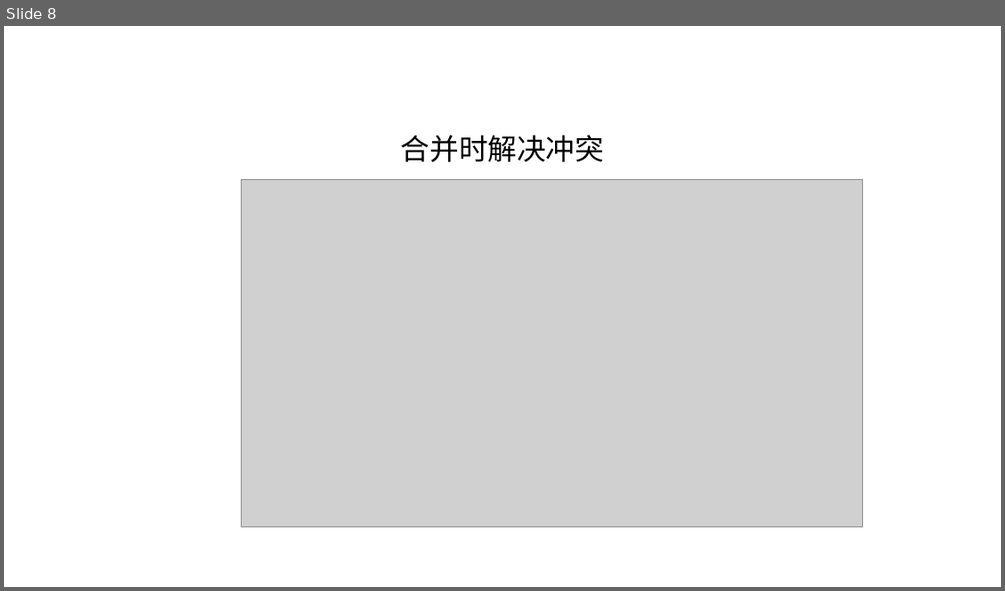
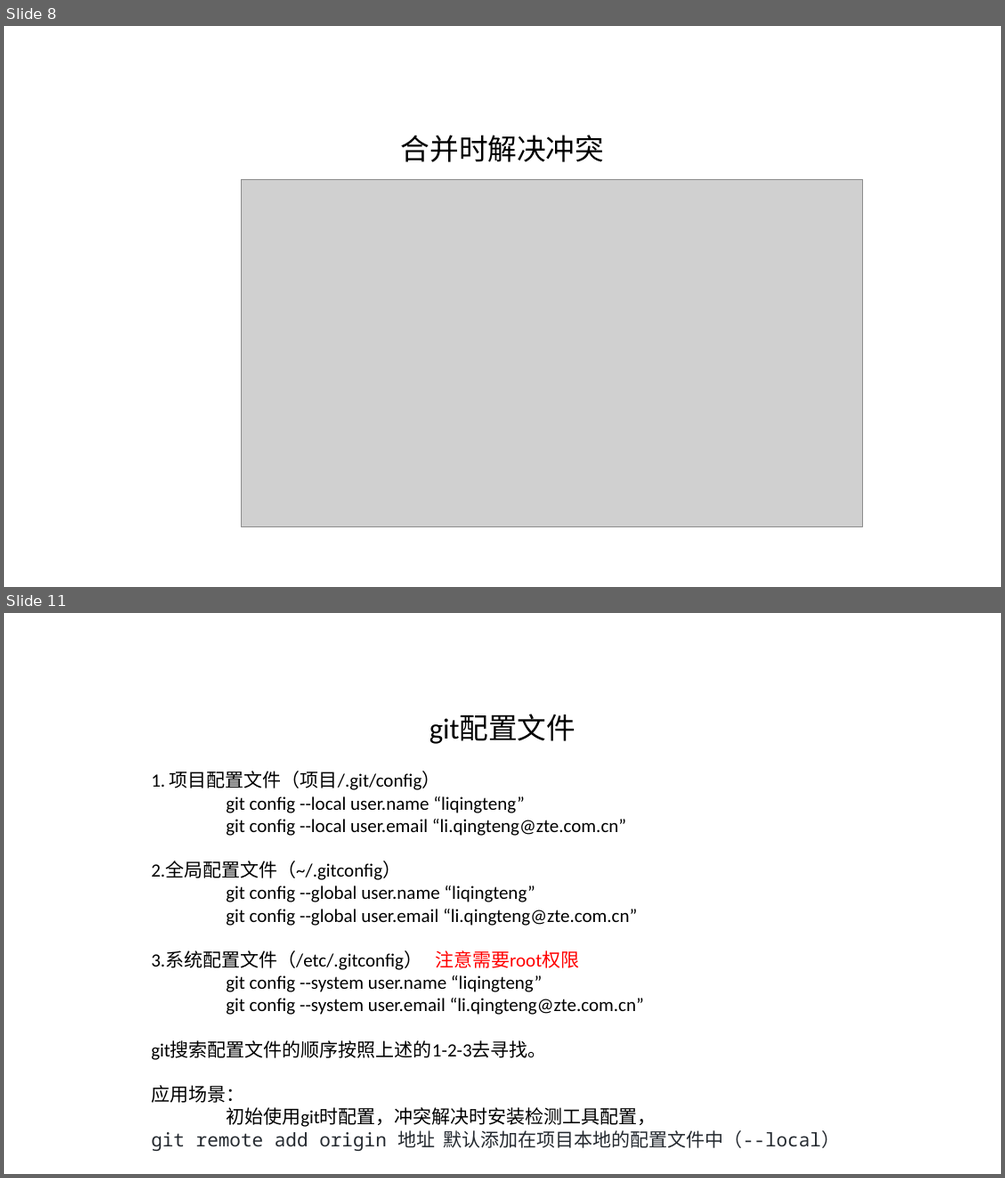
Before and after one commit to szu-lqt/codeStudy, a slide deck: gitStudy/gitStudy.pptx. Shown one above the other, each under a label of ours: slide 8 before the commit, slides 8 and 11 after it; the slides between them are not shown. The pictures are 1005x591 and 1005x1178 pixels, drawn with LibreOffice and Linux fonts; fonts in the diff are those of the drawing; grey boxes stand for pictures. Boxes give left, top, right and bottom in pixels: in the first picture for what was removed or moved away, otherwise in the second. Text is boxed around its words. In the diff, an @@ line names an element or a change of style, - is before the commit and + after.

Commit message:
10.4 git使用学习

```diff
--- a/gitStudy/gitStudy.pptx
+++ b/gitStudy/gitStudy.pptx
@@ slide 11 added at (x1=4, y1=613, x2=1001, y2=1174), background #FFFFFF @@
@@ title added at (x1=429, y1=715, x2=575, y2=744), 28 pt, text #000000 @@
+git配置文件
@@ text added at (x1=151, y1=771, x2=840, y2=1151), 18 pt, text #000000 @@
+1. 项目配置文件（项目/.git/config）
+git config --local user.name “liqingteng”
+git config --local user.email “li.qingteng@zte.com.cn”
+2.全局配置文件（~/.gitconfig）
+git config --global user.name “liqingteng”
+git config --global user.email “li.qingteng@zte.com.cn”
+3.系统配置文件（/etc/.gitconfig） 注意需要root权限
+git config --system user.name “liqingteng”
+git config --system user.email “li.qingteng@zte.com.cn”
+git搜索配置文件的顺序按照上述的1-2-3去寻找。
+应用场景：
+初始使用git时配置，冲突解决时安装检测工具配置，
+git remote add origin 地址 默认添加在项目本地的配置文件中（--local）
```
Also in this commit, not shown: 1 slide changed, 4 other slides added, 3 slides removed, 1 other file.
